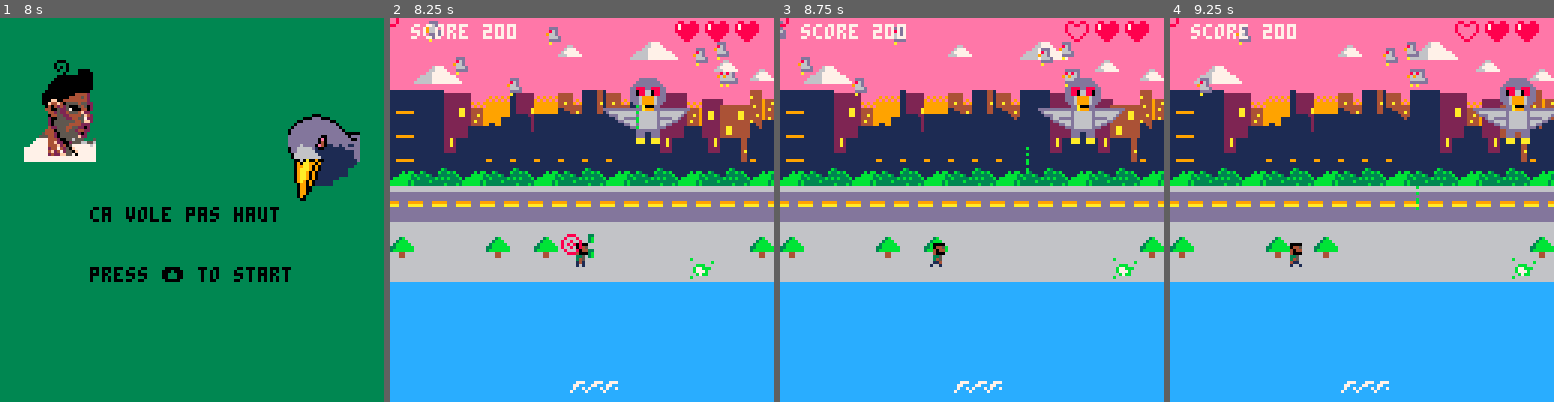
Above: before the commit, frames 1-4 (left to right).
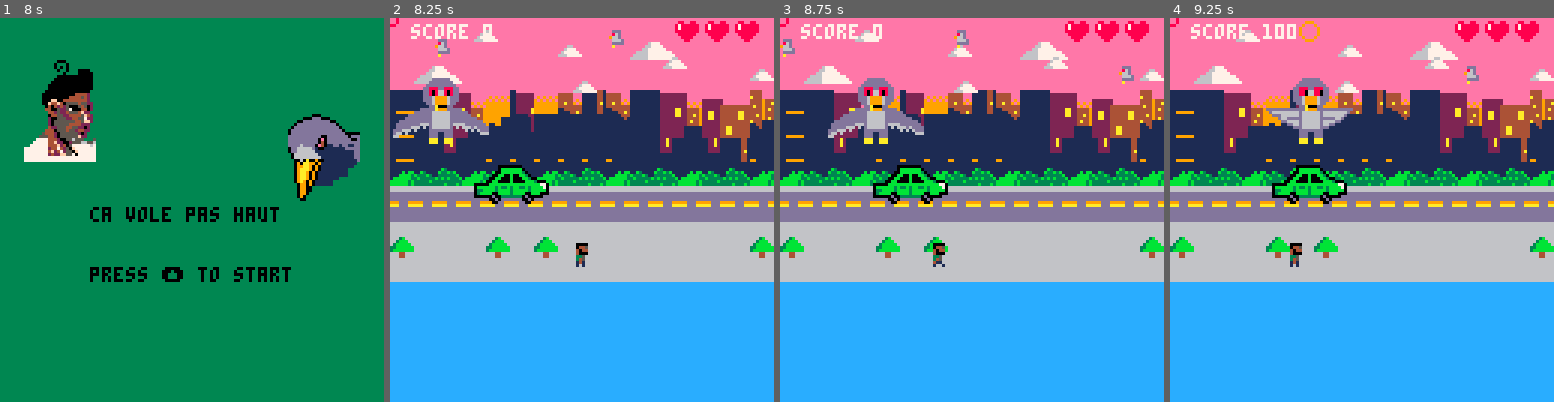
Above: after the commit, the same moments.

Repository: julie17-d/projet-collectif---pico-8
Game: PICO-8 cartridge commun.p8
Same seed, same stepped clock (60 frames per second), same inputs: the game is played once before the commit and once after it.
Inputs:
- Up to frame 1 (8 s): tap Down at 0.7 s; tap X (X key) at 1.43, 2.07, 2.82, 3.57, 4.32, 5.07, 5.82, 6.57, 7.32 s; hold Up 1.97-2.63 s; hold Right 2.68-3.02 s; hold Down 3.07-3.73 s; hold Left 3.78-4.12 s; hold Up 4.17-4.5 s; hold Left 4.55-5.05 s; hold Right 5.1-5.93 s; hold Up 5.98-6.65 s; hold Right 6.7-7.03 s; hold Down 7.08-7.75 s; hold Left from 7.8 s (still down)
- Up to frame 2 (8.25 s): tap X (X key) at 8.07 s; release Left at 8.13 s; hold Up from 8.18 s (still down)
- Up to frame 3 (8.75 s): release Up at 8.52 s; hold Left from 8.57 s (still down)
- Up to frame 4 (9.25 s): tap X (X key) at 8.82 s; release Left at 9.07 s; hold Right from 9.12 s (still down)

Frame 1 is identical in both runs. In frame 2, 7.0% of the frame differs, in the area x 0-91%, y 0-98%; in frame 3, 6.9%; in frame 4, 6.3%.

Commit message:
écran game won

Diff:
--- a/commun.p8
+++ b/commun.p8
@@ -65,7 +65,7 @@
 	mehmet_sprite=1
 	d= 4
 	mama_sprite=192
-	mama={x=0,y=20,speed=1,life=50, timer=0}
+	mama={x=0,y=20,speed=1,life=30, timer=0}
 	d2= 36
 	skull_sprite=64
 	d3=8
@@ -81,12 +81,13 @@
 
  if (state=="intro") then update_intro()
  elseif (state=="game") then update_game()
+ elseif (state=="gamewon") then update_gamewon()
  else
   text_timer+=1
   laughing()
   if btnp(⬇️) then
 	state = "intro"
-	p.life = 3
+	_init()
  	end
 	end
 end
@@ -99,6 +100,7 @@
 	--game state
 	if (state=="intro") then draw_intro()
 	elseif (state=="game") then draw_game()
+	elseif (state=="gamewon") then draw_gamewon()
 	else  draw_gameover()
  end
 end
@@ -327,10 +329,11 @@
 function draw_intro()
  cls(3)
  palt(0,false)
- map(005,024,0,0,26,9)
- print("ca vole pas haut",30,63,0)
- print("press ⬆️ to start",30,83)
+ map(005,024,p.x-60,p.y-75	,26,9)
+ print("ca vole pas haut",p.x-30,63,0)
+ print("press ⬆️ to start",p.x-30,83)
  palt(0,true)
+
 end
 
 function draw_game()
@@ -462,6 +465,13 @@
 
 end
 
+function draw_gamewon()
+	cls(2)
+	drawblood()
+	print("game won!",p.x-13,p.y-30)
+	print("score:"..score,p.x-10,p.y-20,col)
+	print("⬇️ pour reessayer",p.x-29,p.y-10,10)
+end
 
 -->8
 --update
@@ -470,6 +480,14 @@
  if (btnp(⬆️)) then
  state="game"
  end
+end
+
+function update_gamewon()
+	makeblood(10,60,60)
+	if (btn(⬇️)) then
+		state = "intro"
+		_init()
+	end
 end
 
 function update_game()
@@ -745,7 +763,7 @@
 	 mama.x=900
 	end
 
---		collision/fientesm
+--		collision/fientes
 
 if mama.x <  (p.x+1)
 		and mama.x > (p.x-1) then
@@ -761,13 +779,13 @@
 	   	screenshake(10)
 	    end
 		if collision(mama,b) then
-	    makeblood(10)
+	    makeblood(10,mama.x+16,mama.y+16)
 	    mama.life -=1
 	    end
 			 	if mama.life ==0 then
 			   	del(mama)
 			   	score+=10000
-			   	state = "gameover"
+			   	state = "gamewon"
 		  	end
 		 end
 	end
@@ -782,11 +800,11 @@
 
 
 
-function makeblood(nb)
+function makeblood(nb,x,y)
  while (nb > 0) do
   bl = {}
-  bl.x =mama.x+16
-  bl.y =mama.y+16
+  bl.x =x
+  bl.y =y
   bl.col =flr(rnd(16))
   bl.dx =rnd(2)-1
   bl.dy =rnd(2)-1
